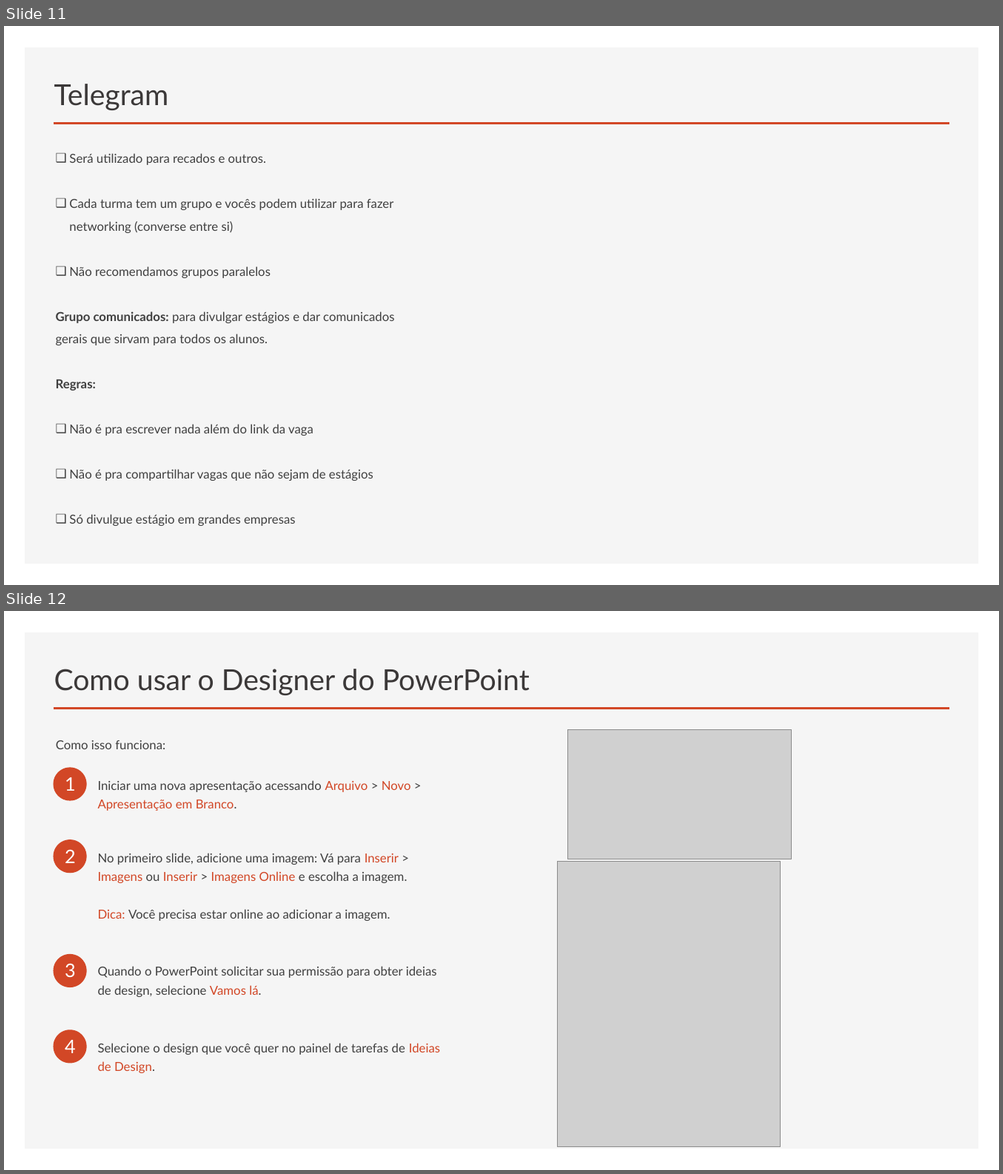
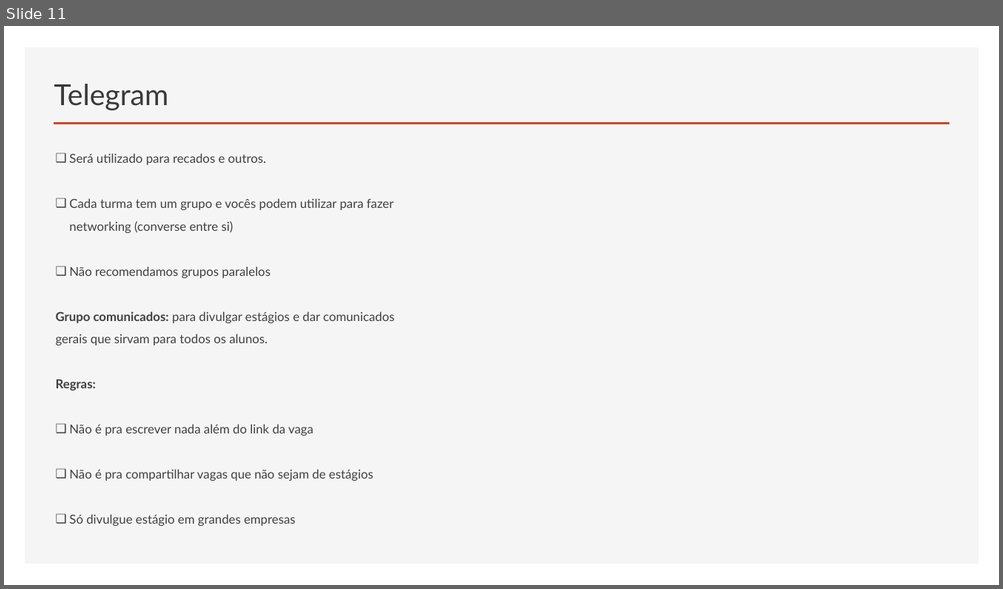
Before and after one commit to RaizaCirne/js-antes-do-react, a slide deck: Curso_Plano_da_Aprovacao/01_introducao.pptx. Shown one above the other, each under a label of ours: slides 11 and 12 before the commit, slide 11 after it. The pictures are 1003x1174 and 1003x589 pixels, drawn with LibreOffice and Linux fonts; fonts in the diff are those of the drawing; grey boxes stand for pictures. Boxes give left, top, right and bottom in pixels: in the first picture for what was removed or moved away, otherwise in the second. Text is boxed around its words. In the diff, an @@ line names an element or a change of style, - is before the commit and + after.

```diff
--- a/Curso_Plano_da_Aprovacao/01_introducao.pptx
+++ b/Curso_Plano_da_Aprovacao/01_introducao.pptx
@@ slide 12 removed at (4,611,999,1170), background #FFFFFF; not listed: 2 template elements that a slide beside it also shows @@
@@ title removed at (54,669,529,695) @@
-Como usar o Designer do PowerPoint
@@ text removed at (56,741,165,749) @@
-Como isso funciona:
@@ picture removed at (567,729,791,860) @@
@@ ellipse removed at (54,768,87,801) @@
@@ text removed at (65,777,76,791) @@
-1
@@ text removed at (98,780,411,811) @@
-Iniciar uma nova apresentação acessando Arquivo > Novo > Apresentação em Branco.
@@ ellipse removed at (54,840,87,874) @@
@@ text removed at (65,849,76,863) @@
-2
@@ text removed at (98,853,407,921) @@
-No primeiro slide, adicione uma imagem: Vá para Inserir > Imagens ou Inserir > Imagens Online e escolha a imagem.
-Dica: Você precisa estar online ao adicionar a imagem.
@@ picture removed at (557,861,780,1147) @@
@@ ellipse removed at (54,954,87,988) @@
@@ text removed at (65,963,76,977) @@
-3
@@ text removed at (98,966,437,997) @@
-Quando o PowerPoint solicitar sua permissão para obter ideias de design, selecione Vamos lá.
@@ ellipse removed at (54,1031,87,1064) @@
@@ text removed at (65,1040,76,1054) @@
-4
@@ text removed at (98,1043,440,1073) @@
-Selecione o design que você quer no painel de tarefas de Ideias de Design.
```
Also in this commit, not shown: 2 slides added, 6 other slides removed.
